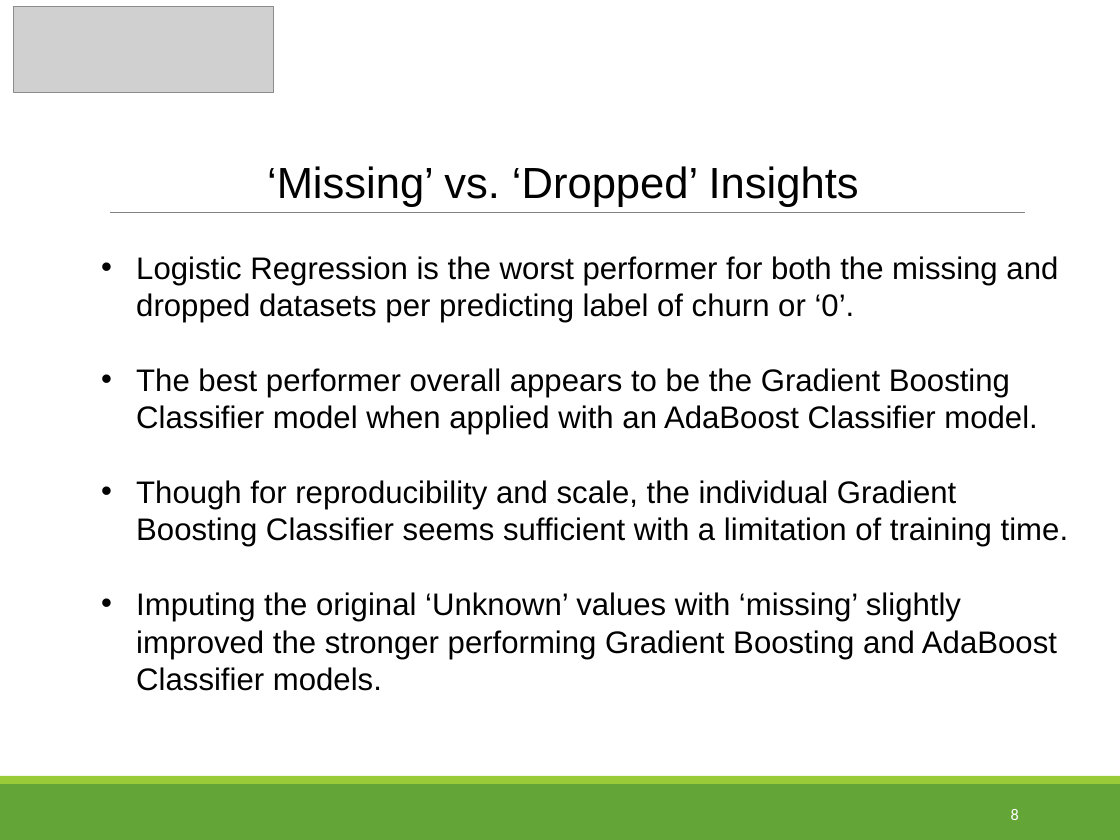
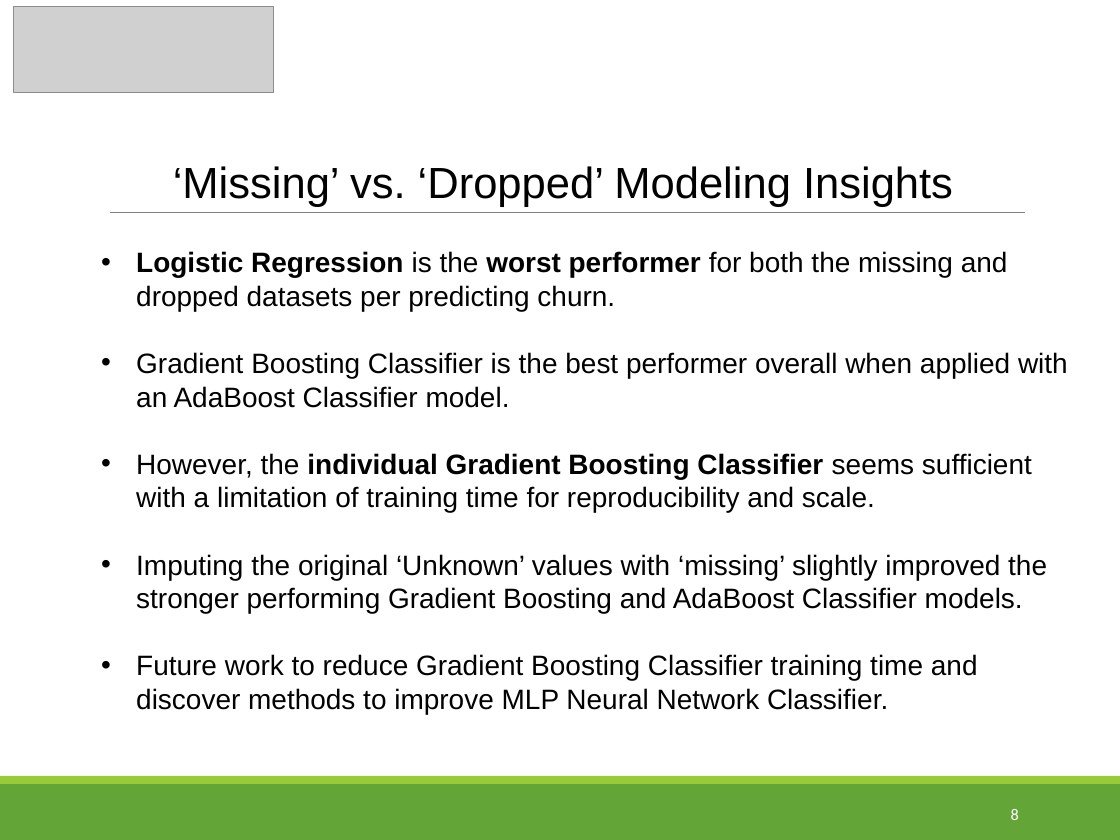
Before and after one commit to tpoozhikala/Bank-Churnrate, a slide deck: slide 8 of 6_Documentation/Bank_Churn_Rate_Presentation.pptx. Drawn at 1120x840 pixels with LibreOffice and Linux fonts; fonts in the diff are those of the drawing; grey boxes stand for pictures. Boxes give left, top, right and bottom in pixels: in the first picture for what was removed or moved away, otherwise in the second. Text is boxed around its words. In the diff, an @@ line names an element or a change of style, - is before the commit and + after.

Commit message:
Modified Presentation file

```diff
--- a/6_Documentation/Bank_Churn_Rate_Presentation.pptx
+++ b/6_Documentation/Bank_Churn_Rate_Presentation.pptx
@@ title at bbox=[173, 166, 953, 207]: text changed @@
-‘Missing’ vs. ‘Dropped’ Insights
+‘Missing’ vs. ‘Dropped’ Modeling Insights
@@ text at bbox=[136, 251, 1068, 513]: text changed; size 20 to 18 pt @@
-• Logistic Regression is the worst performer for both the missing and dropped datasets per predicting label of churn or ‘0’.
-• The best performer overall appears to be the Gradient Boosting Classifier model when applied with an AdaBoost Classifier model.
-• Though for reproducibility and scale, the individual Gradient Boosting Classifier seems sufficient with a limitation of training time.
+• Logistic Regression is the worst performer for both the missing and dropped datasets per predicting churn.
+• Gradient Boosting Classifier is the best performer overall when applied with an AdaBoost Classifier model.
+• However, the individual Gradient Boosting Classifier seems sufficient with a limitation of training time for reproducibility and scale.
@@ text at bbox=[136, 554, 1047, 613]: size 20 to 18 pt in "Imputing the original ‘Unknown’ values with ‘missing’ ..." @@
@@ text at bbox=[136, 654, 978, 714]: paragraph added @@
+• Future work to reduce Gradient Boosting Classifier training time and discover methods to improve MLP Neural Network Classifier.
```
Also in this commit, not shown: 1 other file.
